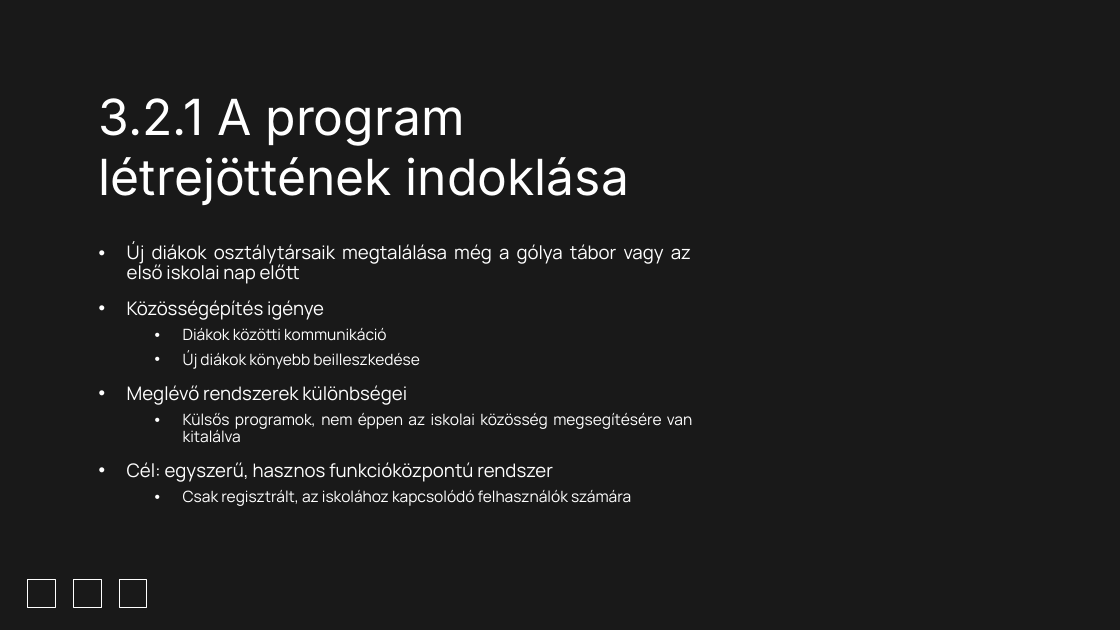
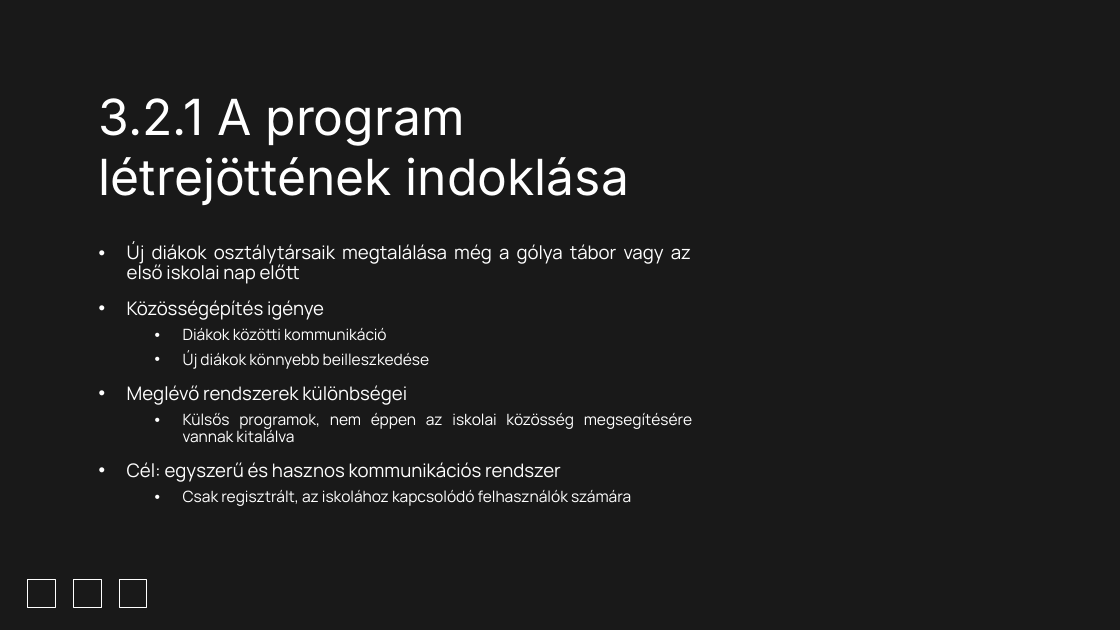
Before and after one commit to Dominik488/ViszgaRemek, a slide deck: slide 44 of documentation 2.pptx. Drawn at 1120x630 pixels with LibreOffice and Linux fonts; fonts in the diff are those of the drawing; background and template pictures are left out. Boxes give left, top, right and bottom in pixels: in the first picture for what was removed or moved away, otherwise in the second. Text is boxed around its words. In the diff, an @@ line names an element or a change of style, - is before the commit and + after.

```diff
--- a/documentation 2.pptx
+++ b/documentation 2.pptx
@@ subtitle at bbox=[183, 351, 430, 369]: text changed @@
-  • Új diákok könyebb beilleszkedése
+  • Új diákok könnyebb beilleszkedése
@@ subtitle at bbox=[127, 413, 692, 482]: text changed @@
-  • Külsős programok, nem éppen az iskolai közösség megsegítésére van kitalálva
-• Cél: egyszerű, hasznos funkcióközpontú rendszer
+  • Külsős programok, nem éppen az iskolai közösség megsegítésére vannak kitalálva
+• Cél: egyszerű és hasznos kommunikációs rendszer
```
Also in this commit, not shown: 12 other slides changed, 1 slide removed.
